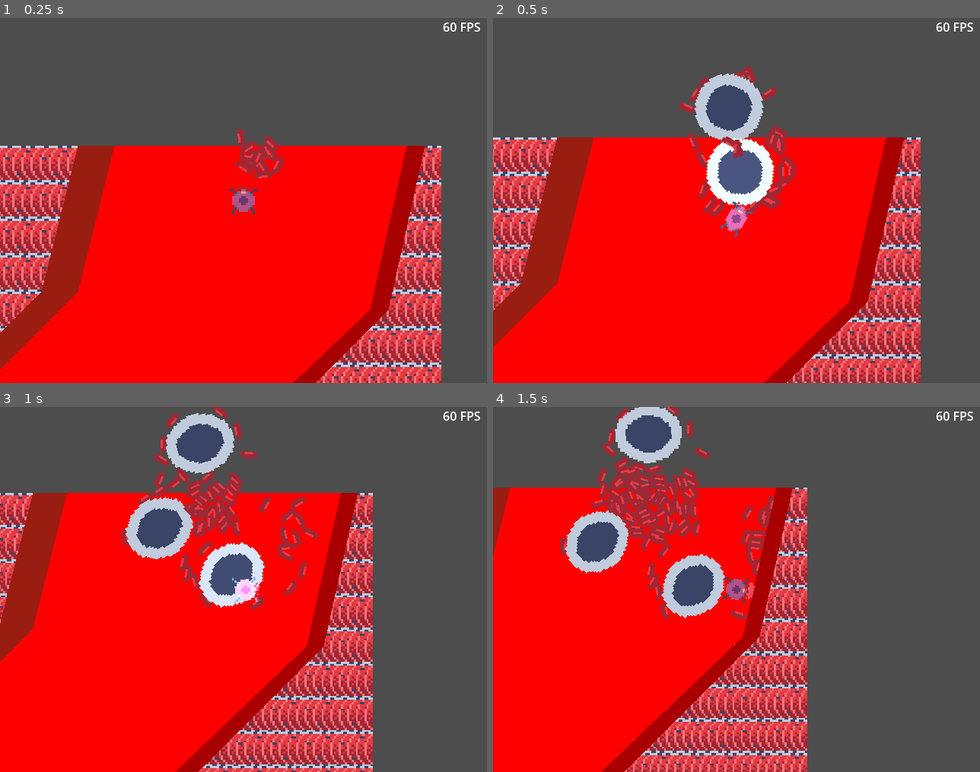
Above: before the commit, frames 1-4 (two rows, left to right).
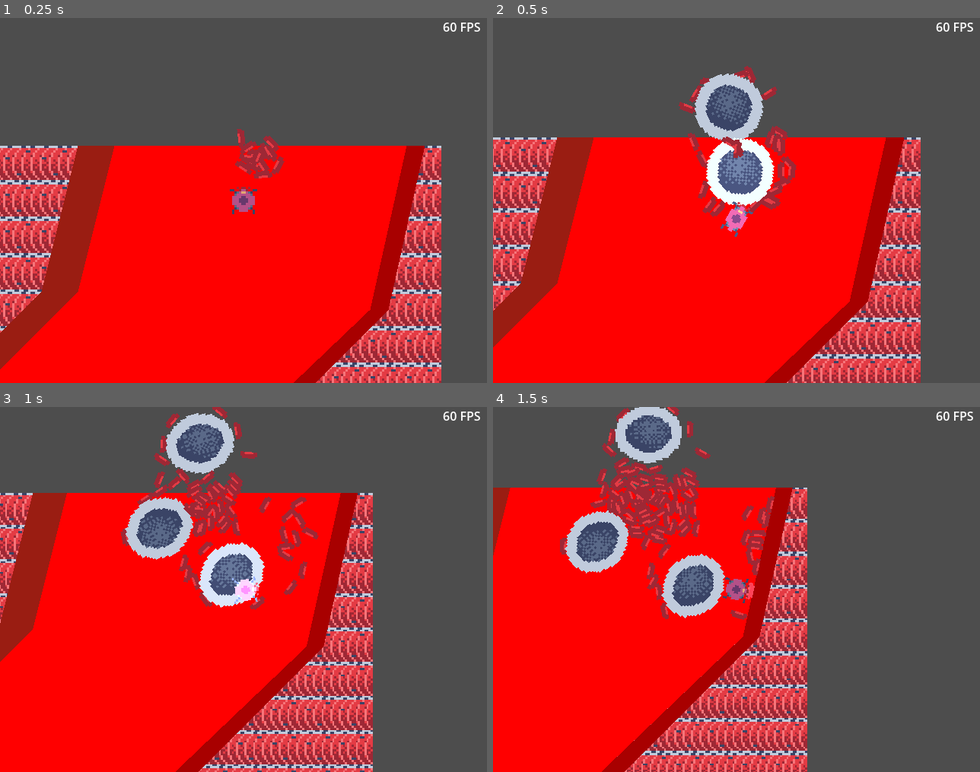
Above: after the commit, the same moments.

Repository: BertrandBordage/Bloody-Sarcoma
Game: Godot game, scene res://level_0.tscn
Same seed, same stepped clock (60 frames per second), same inputs: the game is played once before the commit and once after it.
Inputs (mouse positions are in pixels of both pictures, inside the frame that each line leads up to):
- Up to frame 1 (0.25 s): no input
- Up to frame 2 (0.5 s): no input
- Up to frame 3 (1 s): move the mouse to (350, 571) at 0.52 s; hold Right (ui_right) from 0.53 s (still down); click (350, 571) at 0.67 s
- Up to frame 4 (1.5 s): release Right (ui_right) at 1.25 s; drag from (639, 607) to (668, 443) at 1.27 s

Frame 1 is identical in both runs. In frame 2, 0.6% of the frame differs, in the area x 44-56%, y 18-47%; in frame 3, 0.9%, in the area x 28-52%, y 4-50%; in frame 4, 0.9%.

Commit message:
Detaches cancer cells instead of deleteting them + adds dithering to lymphocytes.

Diff:
--- a/lymphocyte.tscn
+++ b/lymphocyte.tscn
@@ -168,12 +168,12 @@
 [node name="Membrane" type="Sprite2D" parent="HealthComponent"]
 texture = ExtResource("1_au5ra")
 region_enabled = true
-region_rect = Rect2(0, 0, 34, 34)
+region_rect = Rect2(34, 0, 34, 34)
 
 [node name="Nucleus" type="Sprite2D" parent="HealthComponent"]
 texture = ExtResource("2_cssrb")
 region_enabled = true
-region_rect = Rect2(0, 0, 34, 34)
+region_rect = Rect2(34, 0, 34, 34)
 
 [node name="CollisionShape2D" type="CollisionShape2D" parent="."]
 rotation = 1.5708
--- a/playable_cell_cluster.gd
+++ b/playable_cell_cluster.gd
@@ -27,7 +27,7 @@
         missing_flow_controls += 0 if cell.has_flow_control else 1
 
     %SacrificeUI.visible = count > 1
-    %MutateUI.visible = available_mutations > 0
+    %MutateUI.visible = count > 0 and available_mutations > 0
     %MouthButton.disabled = missing_mouths == 0
     %TopFlagellumButton.disabled = missing_top_flagellums == 0
     %BottomFlagellumButton.disabled = missing_bottom_flagellums == 0
@@ -75,6 +75,7 @@
     var cell = get_least_mutated_cell()
     if cell == null:
         return
+    %Spawned.add_child(cell.duplicate())
     cell.queue_free()
     available_mutations += 1
 
--- a/playable_cell_cluster.tscn
+++ b/playable_cell_cluster.tscn
@@ -73,8 +73,7 @@
 [node name="SacrificeButton" type="Button" parent="SacrificeUI/PanelContainer/MarginContainer/VBoxContainer"]
 layout_mode = 2
 focus_mode = 0
-text = "Sacrifice
-one cell"
+text = "Drop a cell"
 
 [node name="Label" type="Label" parent="SacrificeUI/PanelContainer/MarginContainer/VBoxContainer"]
 layout_mode = 2
--- a/project.godot
+++ b/project.godot
@@ -13,6 +13,7 @@
 config/name="Bloody Sarcoma"
 run/main_scene="res://level_0.tscn"
 config/features=PackedStringArray("4.2", "GL Compatibility")
+boot_splash/show_image=false
 config/icon="res://icon.svg"
 
 [autoload]
Binary file changed: sprites/lymphocyte.aseprite
Binary file changed: sprites/lymphocyte.nucleus.png
